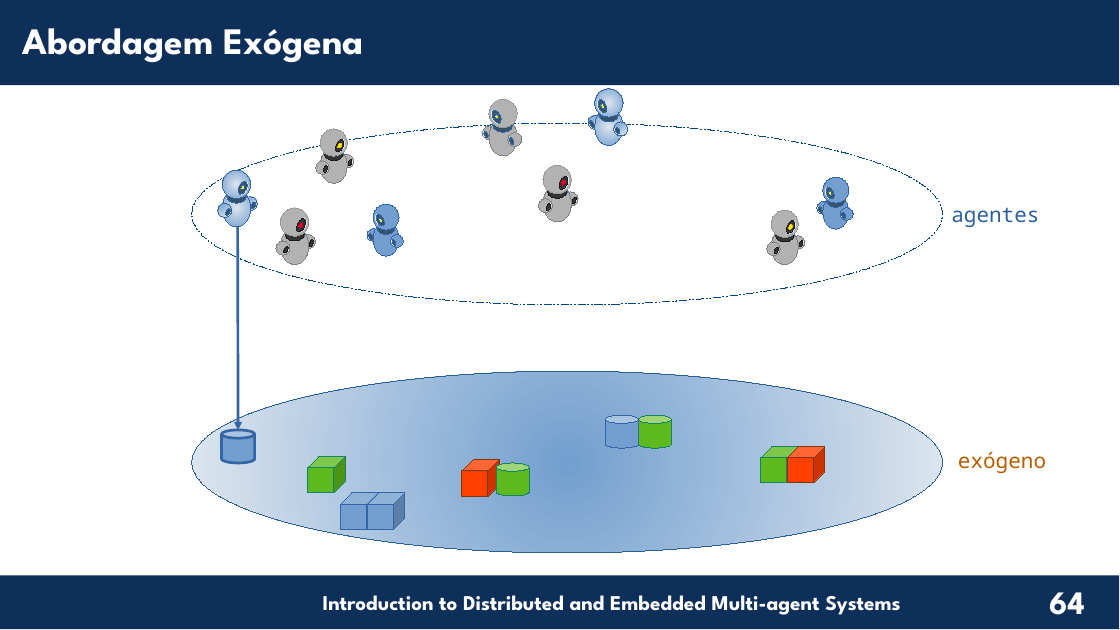
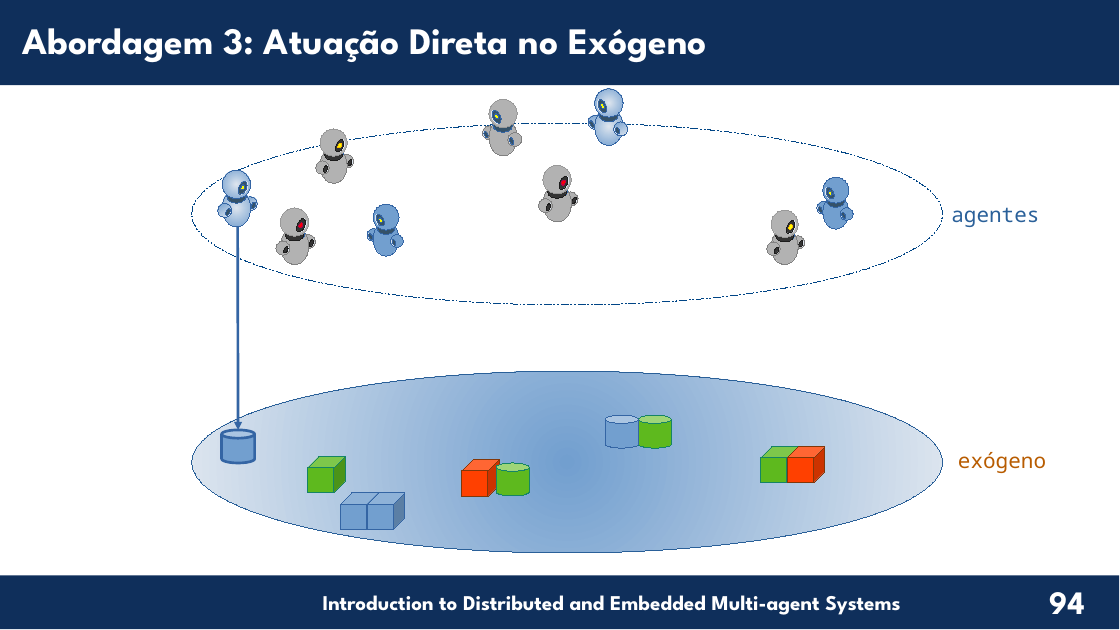
Before and after one commit to chon-group/distributedAndEmbeddedAI, a slide deck: slide 94 of course/02-TheAgentOrientedApproach/TheAgentOrientedApproach_20240217.odp (slide 64 before the commit). Drawn at 1120x630 pixels with LibreOffice and Linux fonts; fonts in the diff are those of the drawing; background and template pictures are left out. Boxes give left, top, right and bottom in pixels: in the first picture for what was removed or moved away, otherwise in the second. Text is boxed around its words. In the diff, an @@ line names an element or a change of style, - is before the commit and + after.

```diff
--- a/course/02-TheAgentOrientedApproach/TheAgentOrientedApproach_20240217.odp
+++ b/course/02-TheAgentOrientedApproach/TheAgentOrientedApproach_20240217.odp
@@ text at box(22, 28, 706, 63): text changed @@
-Abordagem Exógena
+Abordagem 3: Atuação Direta no Exógeno
@@ page number at box(1049, 592, 1084, 614): text changed @@
-64
+94
```
Also in this commit, not shown: 21 other slides changed, 42 slides added, 3 slides removed, 1 other file.
